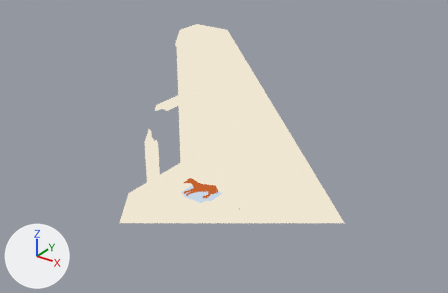
Two versions of the Blender file blender/desk_scene.blend, one commit apart.
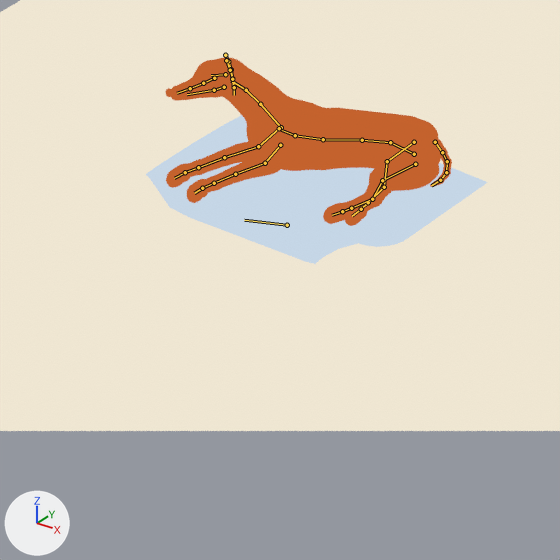
There are two pictures of each version: one from a camera (50 mm lens) standing at (4.78, -7.66, 5.95) and looking at (-1.35, 0.87, 0.87), one close up on the part from 36% to 52% of the width and 58% to 82% of the height. The lights are fixed; the arrows at lower left show +X, +Y and +Z. The first two pictures are the older version. Both versions are drawn at frame 1 of the action 'Side_A'; the numbers are the values there. The bones that bend it are drawn over the model as lines in the close-ups. Everything nearer to the camera than a plane just in front of the edit is cut away.

Objects in the first close-up: 'BackWall', 'BackWall_Baseboard', 'DogBed_Bolster', 'DogBed_Cushion', 'DogBody', 'DogFrontL', 'DogFrontR', 'DogHindL', 'DogHindR', 'DogTail', 'Floor', 'WinWall_Baseboard', 'WinWall_Pier', 'WinWall_Sill', 'Win_SillBoard' and 3 more.
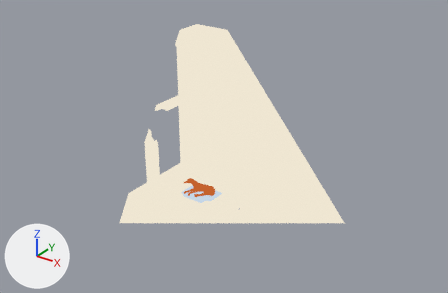
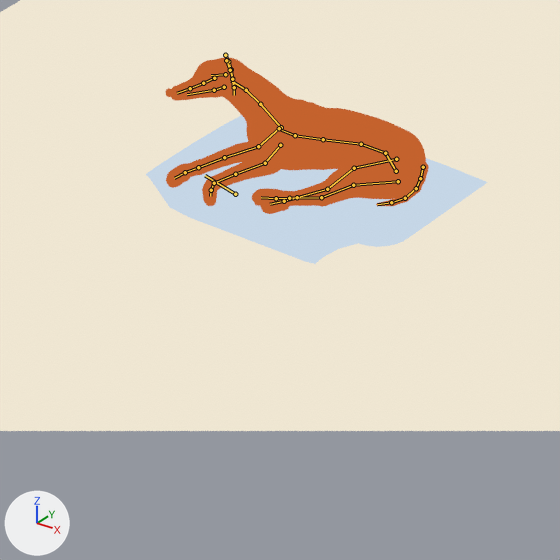
Commit message: Bend Side_A's back 30 degrees and curl its front right paw

The edits, one by one:
Bone 'Root' (bone_root) moves from (0.022, 0.059, -0.266) to (0.044, -0.188, -0.233).
Bone 'Root' (bone_root) turns from (-113, -66, -65) to (141, -78, 44) degrees about its own x, y and z.
Bone 'Spine1' (bone_spine1) turns from (0, 0, 0) to (0, 0, 10) degrees about its own x, y and z.
Bone 'Spine2' (bone_spine2) turns from (0, 0, 0) to (0, 0, 10) degrees about its own x, y and z.
Bone 'Spine3' (bone_spine3) turns from (0, 0, 0) to (0, 0, 10) degrees about its own x, y and z.
Bone 'FrontR3' (bone_frontr3) turns from (0, 0, 11) to (0, 0, 41) degrees about its own x, y and z.

Changed parts and their boxes (x1, y1, x2, y2) in the close-ups (560 x 560 px):
'DogBody', posed (15% taller): before (166, 57, 441, 176); after (166, 57, 426, 194)
'DogHindL', posed (69% wider, 26% shorter): before (344, 119, 438, 226); after (261, 135, 421, 214)
'DogHindR', posed: before (323, 165, 439, 224); after (252, 179, 405, 207)
'DogFrontR', posed (16% narrower, 6% taller): before (187, 154, 282, 203); after (202, 154, 282, 206)
'DogTail', posed (135% wider, 10% shorter): before (430, 138, 452, 187); after (376, 162, 429, 206)
bone 'Root', root to tip: before (287, 225) to (244, 220); after (235, 194) to (205, 175)
bone 'Spine1', root to tip: before (390, 142) to (362, 140); after (385, 153) to (361, 144)
bone 'Spine2', root to tip: before (362, 140) to (323, 139); after (361, 144) to (323, 139)
bone 'FrontR3', root to tip: before (214, 183) to (202, 188); after (214, 183) to (211, 190)
